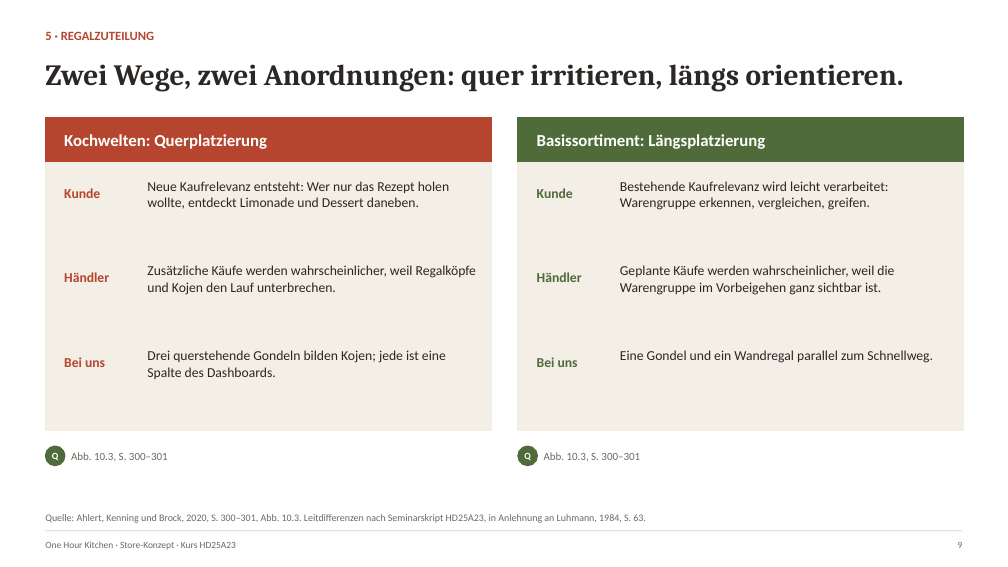
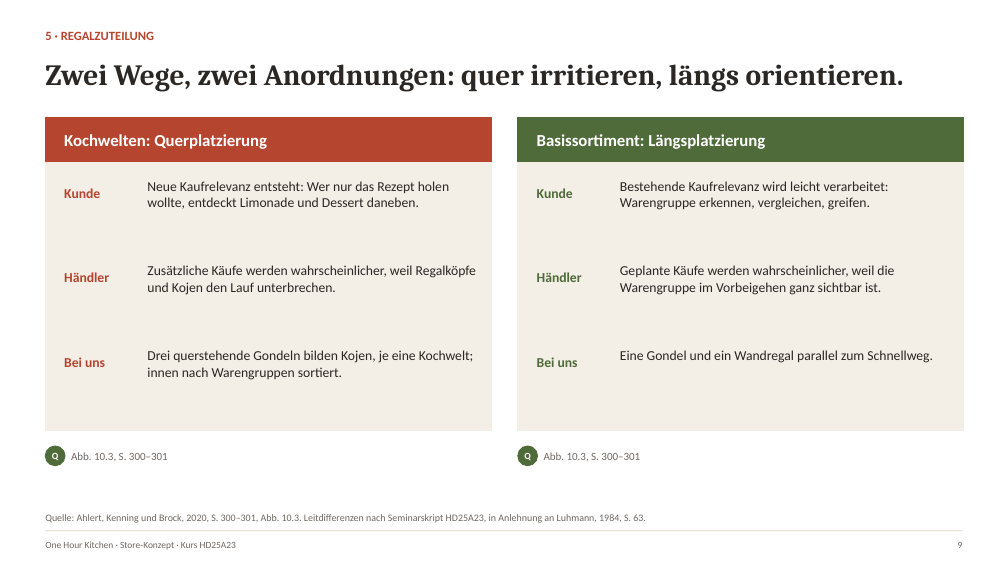
Before and after one commit to benhaaf/one-hour-kitchen, a slide deck: slide 9 of praesentation/One_Hour_Kitchen_Store-Konzept_v2.pptx. Drawn at 1008x567 pixels with LibreOffice and Linux fonts; fonts in the diff are those of the drawing. Boxes give left, top, right and bottom in pixels: in the first picture for what was removed or moved away, otherwise in the second. Text is boxed around its words. In the diff, an @@ line names an element or a change of style, - is before the commit and + after.

```diff
--- a/praesentation/One_Hour_Kitchen_Store-Konzept_v2.pptx
+++ b/praesentation/One_Hour_Kitchen_Store-Konzept_v2.pptx
@@ text at box(147, 350, 474, 380): text changed @@
-Drei querstehende Gondeln bilden Kojen; jede ist eine Spalte des Dashboards.
+Drei querstehende Gondeln bilden Kojen, je eine Kochwelt; innen nach Warengruppen sortiert.
```
Also in this commit, not shown: 2 other slides changed, 6 other files.
